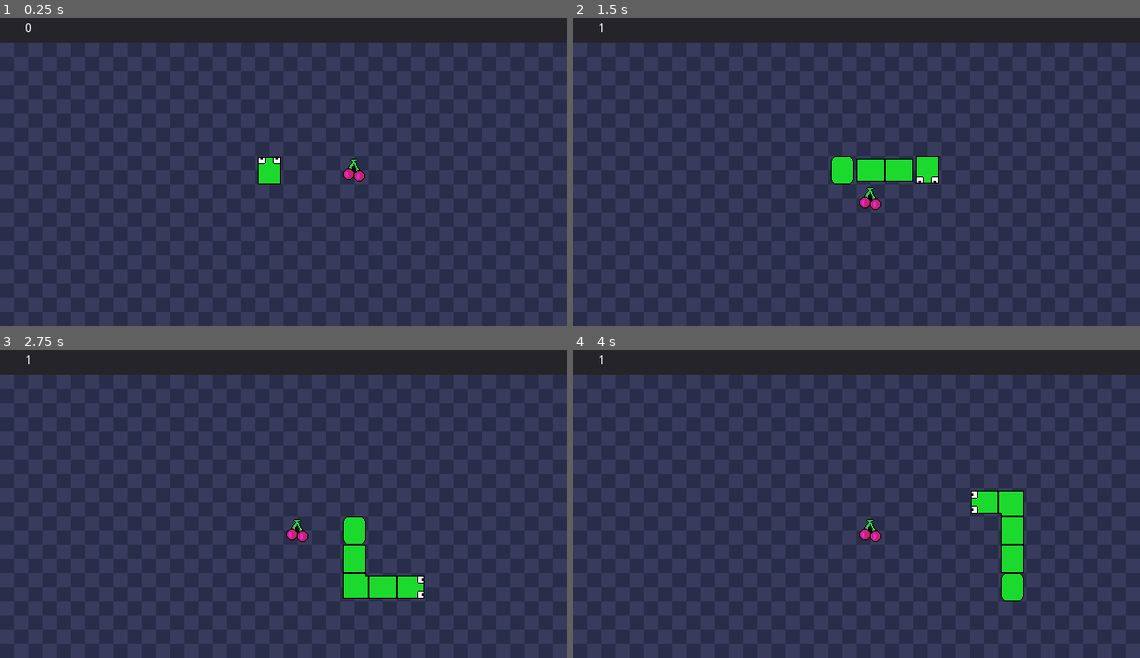
Above: before the commit, frames 1-4 (two rows, left to right).
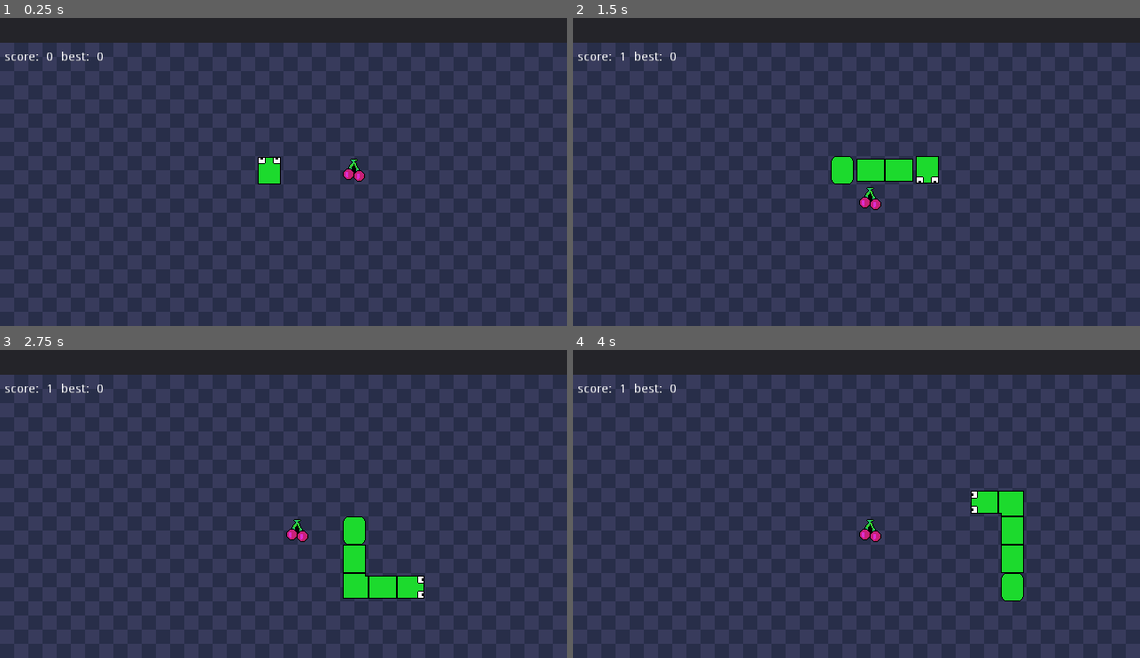
Above: after the commit, the same moments.

Repository: DanielBT91/godot-005-simple-snake-game
Game: Godot game, scene res://Scenes/World.tscn
Two runs of this game, one before a commit and one after it. Both use one fixed random seed, a clock stepped at 60 frames per second and the inputs below.
Inputs:
- Up to frame 1 (0.25 s): no input
- Up to frame 2 (1.5 s): tap Enter at 0.5 s; hold Right (ui_right) 0.53-1.28 s; hold Down (ui_down) from 1.28 s (still down)
- Up to frame 3 (2.75 s): release Down (ui_down) at 2.03 s; hold Right (ui_right) from 2.03 s (still down)
- Up to frame 4 (4 s): release Right (ui_right) at 2.78 s; hold Up (ui_up) 2.78-3.53 s; hold Left (ui_left) from 3.53 s (still down)

The runs differ from the first frame. In frame 1, 0.2% of the frame differs, in the area x 0-19%, y 1-15%; in frame 2, 0.2%; in frame 3, 0.2%; in frame 4, 0.2%.

Commit message:
saveing and loading best score;

Diff:
--- /dev/null
+++ b/Scenes/GameManager.gd
@@ -0,0 +1,18 @@
+extends Node
+
+var save_data = {"best":0}
+var savegame = File.new()
+var save_path = "user://savegame.bin"
+
+func load_game():
+	if not savegame.file_exists(save_path):
+		save_game()
+		return # Error! We don't have a save to load.
+	savegame.open(save_path, File.READ)
+	save_data = savegame.get_var()
+	savegame.close()
+
+func save_game():
+	savegame.open(save_path, File.WRITE)
+	savegame.store_var(save_data)
+	savegame.close()
--- /dev/null
+++ b/Scenes/GameManager.tscn
@@ -0,0 +1,7 @@
+[gd_scene load_steps=2 format=2]
+
+[ext_resource path="res://Scenes/GameManager.gd" type="Script" id=1]
+
+[node name="GameManager" type="Node" index="0"]
+
+script = ExtResource( 1 )
--- a/Scenes/HUD.gd
+++ b/Scenes/HUD.gd
@@ -1,7 +1,10 @@
 extends Control
 
 func _ready():
-	$Panel/LabelParts.text = "0"
+	$Panel/HBoxContainer/LabelParts.text = "0"
 
-func update_hud(var foods):
-	$Panel/LabelParts.text = str(foods)
+func update_food(var foods):
+	$Panel/HBoxContainer/LabelParts.text = str(foods)
+
+func update_best(var best):
+	$Panel/HBoxContainer/LabelBest.text = str(best)
--- a/Scenes/HUD.tscn
+++ b/Scenes/HUD.tscn
@@ -2,14 +2,15 @@
 
 [ext_resource path="res://Scenes/HUD.gd" type="Script" id=1]
 
-[node name="HUD" type="Control"]
+[node name="HUD" type="Control" index="0"]
 
 anchor_left = 0.0
 anchor_top = 0.0
 anchor_right = 0.0
 anchor_bottom = 0.0
+margin_top = -1.0
 margin_right = 1280.0
-margin_bottom = 352.0
+margin_bottom = 351.0
 rect_pivot_offset = Vector2( 0, 0 )
 rect_clip_content = false
 mouse_filter = 0
@@ -34,14 +35,80 @@
 size_flags_horizontal = 1
 size_flags_vertical = 1
 
-[node name="LabelParts" type="Label" parent="Panel" index="0"]
+[node name="HBoxContainer" type="HBoxContainer" parent="Panel" index="0"]
 
 anchor_left = 0.0
 anchor_top = 0.0
 anchor_right = 0.0
 anchor_bottom = 0.0
-margin_right = 64.0
-margin_bottom = 32.0
+margin_right = 40.0
+margin_bottom = 40.0
+rect_pivot_offset = Vector2( 0, 0 )
+rect_clip_content = false
+mouse_filter = 1
+mouse_default_cursor_shape = 0
+size_flags_horizontal = 1
+size_flags_vertical = 1
+alignment = 0
+
+[node name="space2" type="Label" parent="Panel/HBoxContainer" index="0"]
+
+anchor_left = 0.0
+anchor_top = 0.0
+anchor_right = 0.0
+anchor_bottom = 0.0
+margin_top = 13.0
+margin_right = 1.0
+margin_bottom = 27.0
+rect_pivot_offset = Vector2( 0, 0 )
+rect_clip_content = false
+mouse_filter = 2
+mouse_default_cursor_shape = 0
+size_flags_horizontal = 1
+size_flags_vertical = 4
+text = "         "
+align = 1
+valign = 1
+autowrap = true
+percent_visible = 1.0
+lines_skipped = 0
+max_lines_visible = -1
+_sections_unfolded = [ "Anchor", "Margin" ]
+
+[node name="Label" type="Label" parent="Panel/HBoxContainer" index="1"]
+
+anchor_left = 0.0
+anchor_top = 0.0
+anchor_right = 0.0
+anchor_bottom = 0.0
+margin_left = 5.0
+margin_top = 13.0
+margin_right = 48.0
+margin_bottom = 27.0
+rect_pivot_offset = Vector2( 0, 0 )
+rect_clip_content = false
+mouse_filter = 2
+mouse_default_cursor_shape = 0
+size_flags_horizontal = 1
+size_flags_vertical = 4
+text = "score: "
+align = 1
+valign = 1
+percent_visible = 1.0
+lines_skipped = 0
+max_lines_visible = -1
+_sections_unfolded = [ "Anchor", "Margin" ]
+
+[node name="LabelParts" type="Label" parent="Panel/HBoxContainer" index="2"]
+
+anchor_left = 0.0
+anchor_top = 0.0
+anchor_right = 0.0
+anchor_bottom = 0.0
+margin_left = 52.0
+margin_top = 13.0
+margin_right = 100.0
+margin_bottom = 27.0
 rect_pivot_offset = Vector2( 0, 0 )
 rect_clip_content = false
 mouse_filter = 2
@@ -54,3 +121,77 @@
 percent_visible = 1.0
 lines_skipped = 0
 max_lines_visible = -1
+_sections_unfolded = [ "Anchor", "Margin" ]
+
+[node name="space" type="Label" parent="Panel/HBoxContainer" index="3"]
+
+anchor_left = 0.0
+anchor_top = 0.0
+anchor_right = 0.0
+anchor_bottom = 0.0
+margin_left = 104.0
+margin_top = 13.0
+margin_right = 105.0
+margin_bottom = 27.0
+rect_pivot_offset = Vector2( 0, 0 )
+rect_clip_content = false
+mouse_filter = 2
+mouse_default_cursor_shape = 0
+size_flags_horizontal = 1
+size_flags_vertical = 4
+text = "         "
+align = 1
+valign = 1
+autowrap = true
+percent_visible = 1.0
+lines_skipped = 0
+max_lines_visible = -1
+_sections_unfolded = [ "Anchor", "Margin" ]
+
+[node name="Label2" type="Label" parent="Panel/HBoxContainer" index="4"]
+
+anchor_left = 0.0
+anchor_top = 0.0
+anchor_right = 0.0
+anchor_bottom = 0.0
+margin_left = 109.0
+margin_top = 13.0
+margin_right = 145.0
+margin_bottom = 27.0
+rect_pivot_offset = Vector2( 0, 0 )
+rect_clip_content = false
+mouse_filter = 2
+mouse_default_cursor_shape = 0
+size_flags_horizontal = 1
+size_flags_vertical = 4
+text = "best: "
+align = 1
+valign = 1
+percent_visible = 1.0
+lines_skipped = 0
+max_lines_visible = -1
+_sections_unfolded = [ "Anchor", "Margin" ]
+
+[node name="LabelBest" type="Label" parent="Panel/HBoxContainer" index="5"]
+
+anchor_left = 0.0
+anchor_top = 0.0
+anchor_right = 0.0
+anchor_bottom = 0.0
+margin_left = 149.0
+margin_top = 13.0
+margin_right = 181.0
+margin_bottom = 27.0
+rect_pivot_offset = Vector2( 0, 0 )
+rect_clip_content = false
+mouse_filter = 2
+mouse_default_cursor_shape = 0
+size_flags_horizontal = 1
+size_flags_vertical = 4
+text = "2222"
+align = 1
+valign = 1
+percent_visible = 1.0
+lines_skipped = 0
+max_lines_visible = -1
+_sections_unfolded = [ "Anchor", "Margin" ]
--- a/Scenes/World.gd
+++ b/Scenes/World.gd
@@ -1,4 +1,6 @@
 extends Node
+
+var game_manager
 
 const FOOD = preload("res://Scenes/Food.tscn")
 
@@ -8,6 +10,10 @@
 var food_round_max = 5
 
 func _ready():
+	game_manager = get_tree().get_root().get_node("GameManager")
+	game_manager.load_game()
+	$HUD.update_best(game_manager.save_data["best"])
+
 	randomize()
 
 	var screen_size = OS.get_screen_size()
@@ -38,6 +44,12 @@
 
 func game_over():
 	if $Timer.time_left == 0:
+
+		if food_eaten > game_manager.save_data["best"]:
+			print("new highscore")
+			game_manager.save_data["best"] = food_eaten
+			game_manager.save_game()
+
 		print("game over")
 		$Timer.wait_time = 3
 		$Timer.start()
@@ -45,10 +57,9 @@
 		print("reload scene")
 		get_tree().reload_current_scene()
 
-
 func _on_Player_eat_food():
 	food_eaten += 1
-	$HUD.update_hud(food_eaten)
+	$HUD.update_food(food_eaten)
 	spawn_food()
 
 	food_round += 1
--- a/project.godot
+++ b/project.godot
@@ -14,6 +14,10 @@
 run/main_scene="res://Scenes/World.tscn"
 config/icon="res://icon.png"
 
+[autoload]
+
+GameManager="*res://Scenes/GameManager.tscn"
+
 [display]
 
 window/size/width=640
